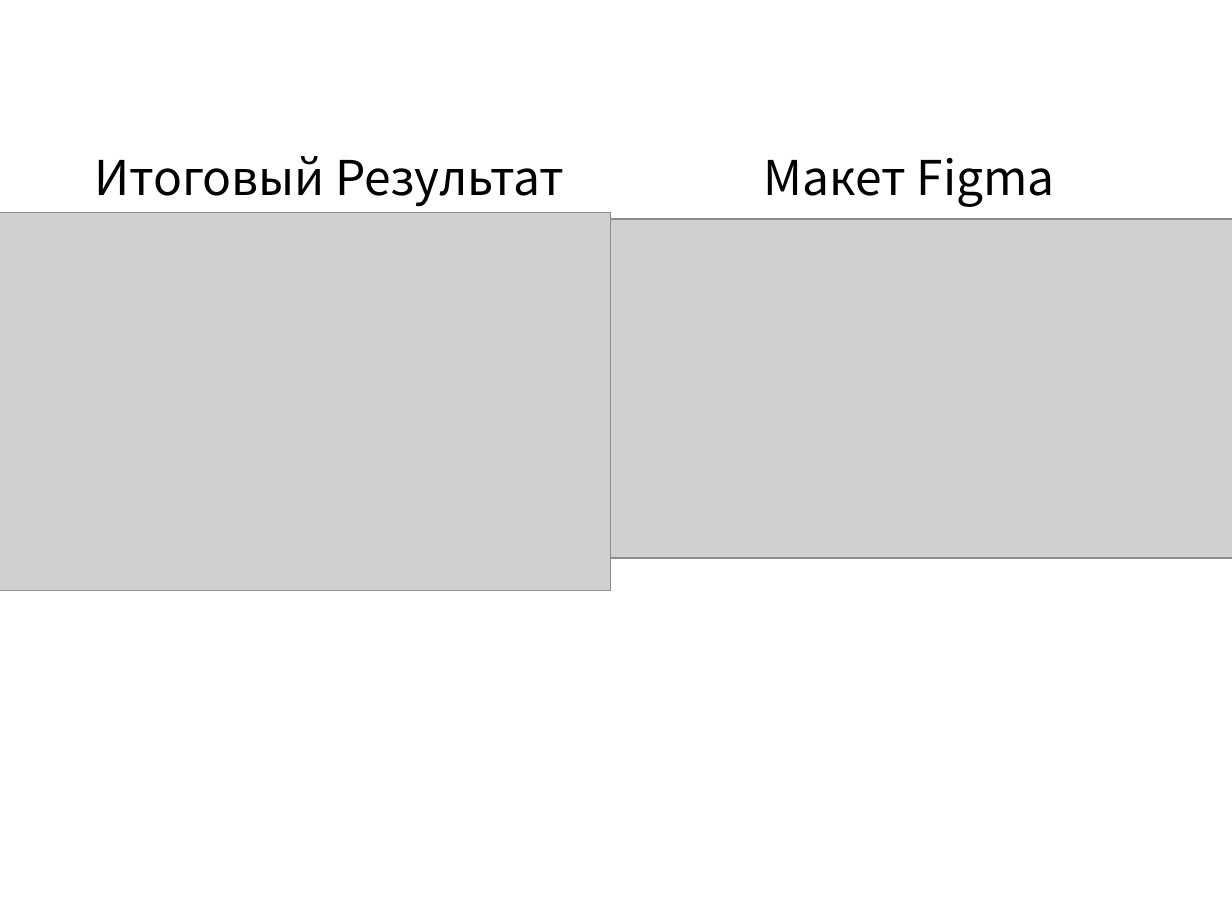
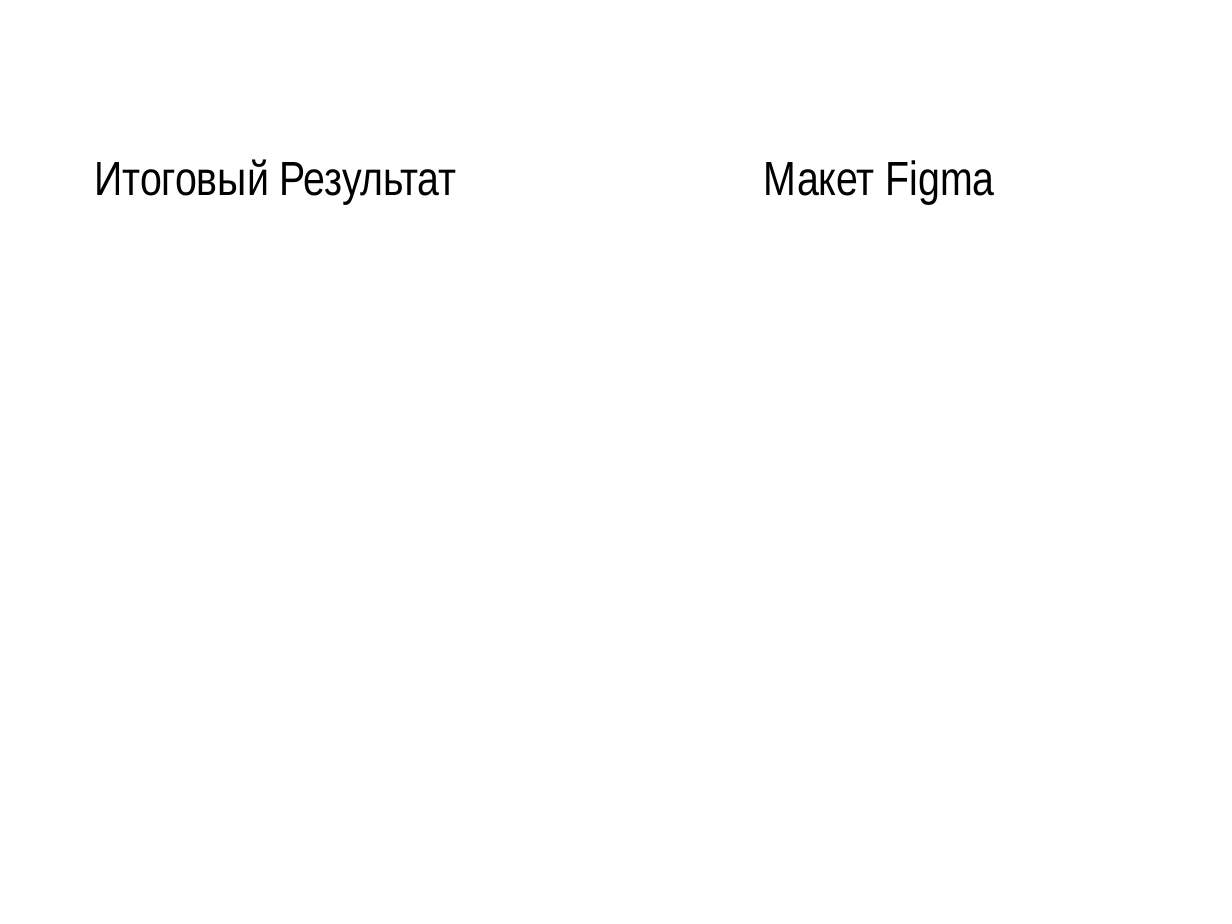
Before and after one commit to VladislavUstinov228/practica, a slide deck: slide 10 of Устинов Владислав С7120Б/презентация.pptx. Drawn at 1232x924 pixels with LibreOffice and Linux fonts; fonts in the diff are those of the drawing; grey boxes stand for pictures. Boxes give left, top, right and bottom in pixels: in the first picture for what was removed or moved away, otherwise in the second. Text is boxed around its words. In the diff, an @@ line names an element or a change of style, - is before the commit and + after.

```diff
--- a/Устинов Владислав С7120Б/презентация.pptx
+++ b/Устинов Владислав С7120Б/презентация.pptx
@@ text "Итоговый Результат" at <box>94,159,456,205</box>: font Noto Sans CJK TC to Arial Narrow @@
@@ text "Макет Figma" at <box>764,160,995,205</box>: font Noto Sans CJK TC to Arial Narrow @@
@@ picture removed at <box>0,212,611,590</box> @@
@@ picture removed at <box>588,219,1232,558</box> @@
```
Also in this commit, not shown: 10 other slides changed, 2 slides added, 2 slides removed, 1 other file.
